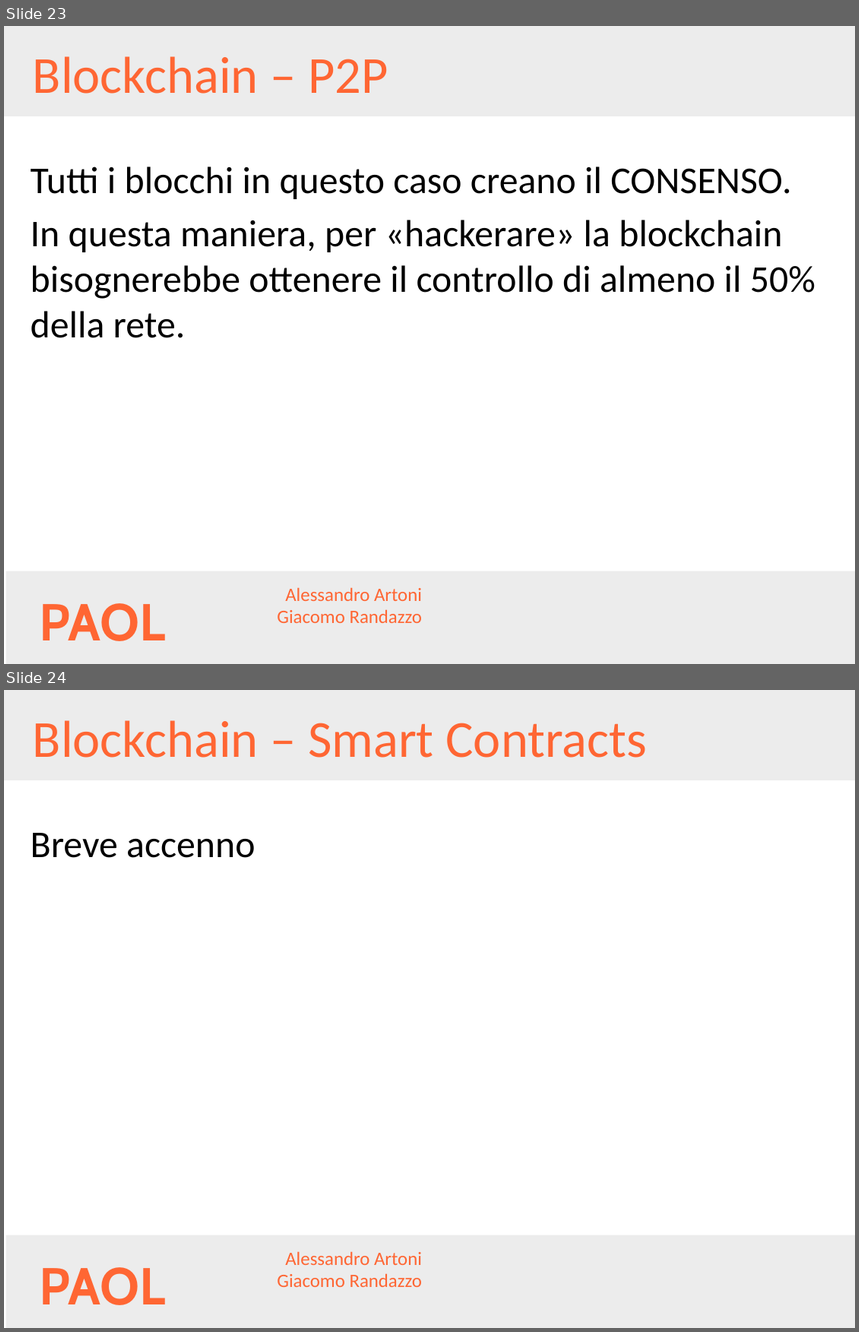
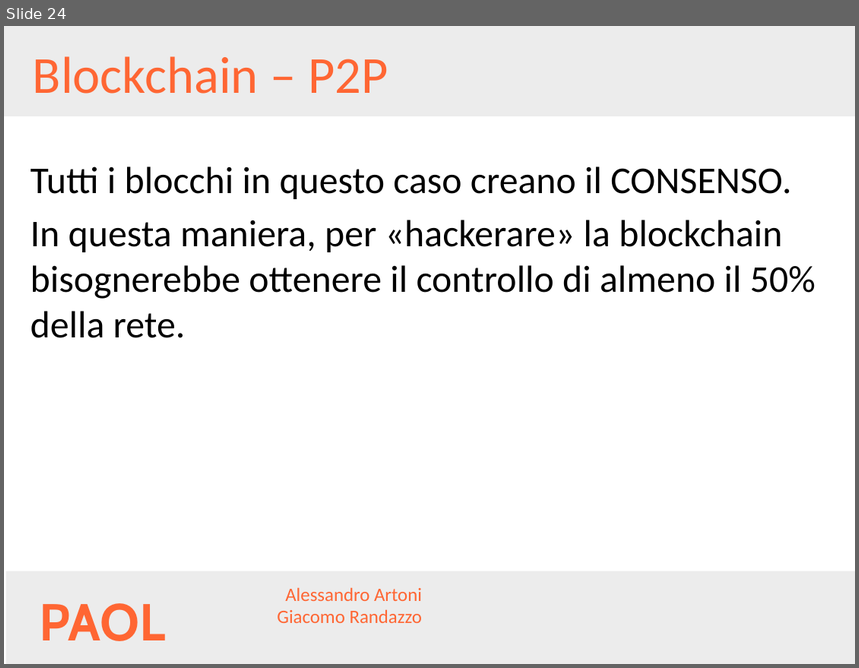
Before and after one commit to AlessandroArtoni/blockchainAndCriptocurrencies, a slide deck: Presentazione.pptx. Shown one above the other, each under a label of ours: slides 23 and 24 before the commit, slide 24 after it. The pictures are 859x1332 and 859x668 pixels, drawn with LibreOffice and Linux fonts; fonts in the diff are those of the drawing; background and template pictures are left out. Boxes give left, top, right and bottom in pixels: in the first picture for what was removed or moved away, otherwise in the second. Text is boxed around its words. In the diff, an @@ line names an element or a change of style, - is before the commit and + after.

```diff
--- a/Presentazione.pptx
+++ b/Presentazione.pptx
@@ slide 24 removed at <box>4,690,855,1328</box>, background #FFFFFF; not listed: 4 template elements that a slide beside it also shows @@
@@ title removed at <box>33,720,647,758</box> @@
-Blockchain – Smart Contracts
@@ text removed at <box>31,833,255,858</box> @@
-Breve accenno
@@ what was slide 23 is now slide 24 @@
```
Also in this commit, not shown: 4 slides changed, 4 slides added, 8 other files.
